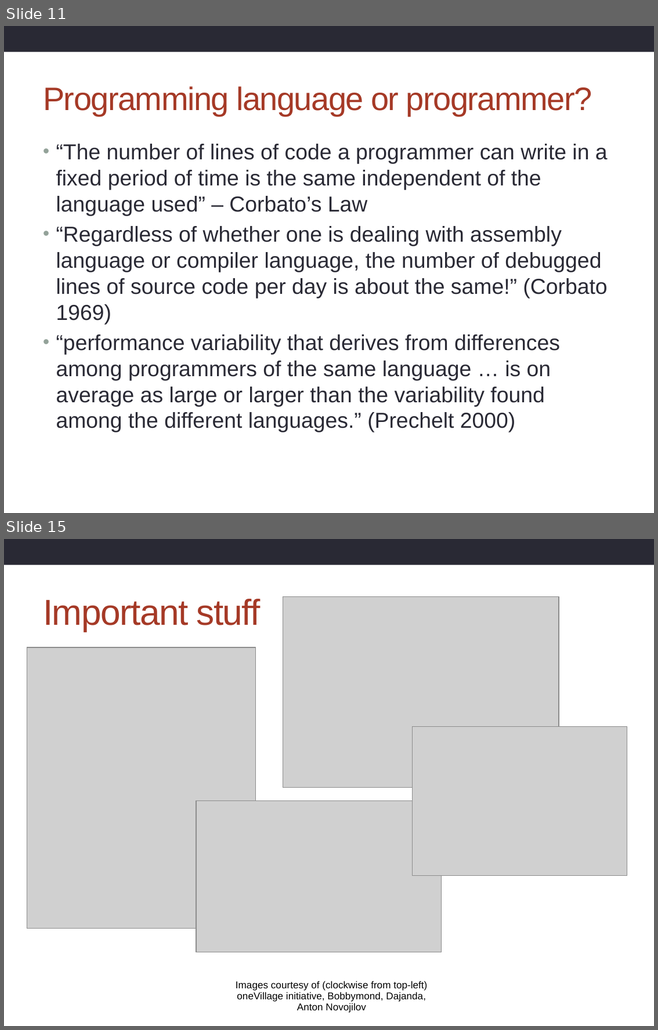
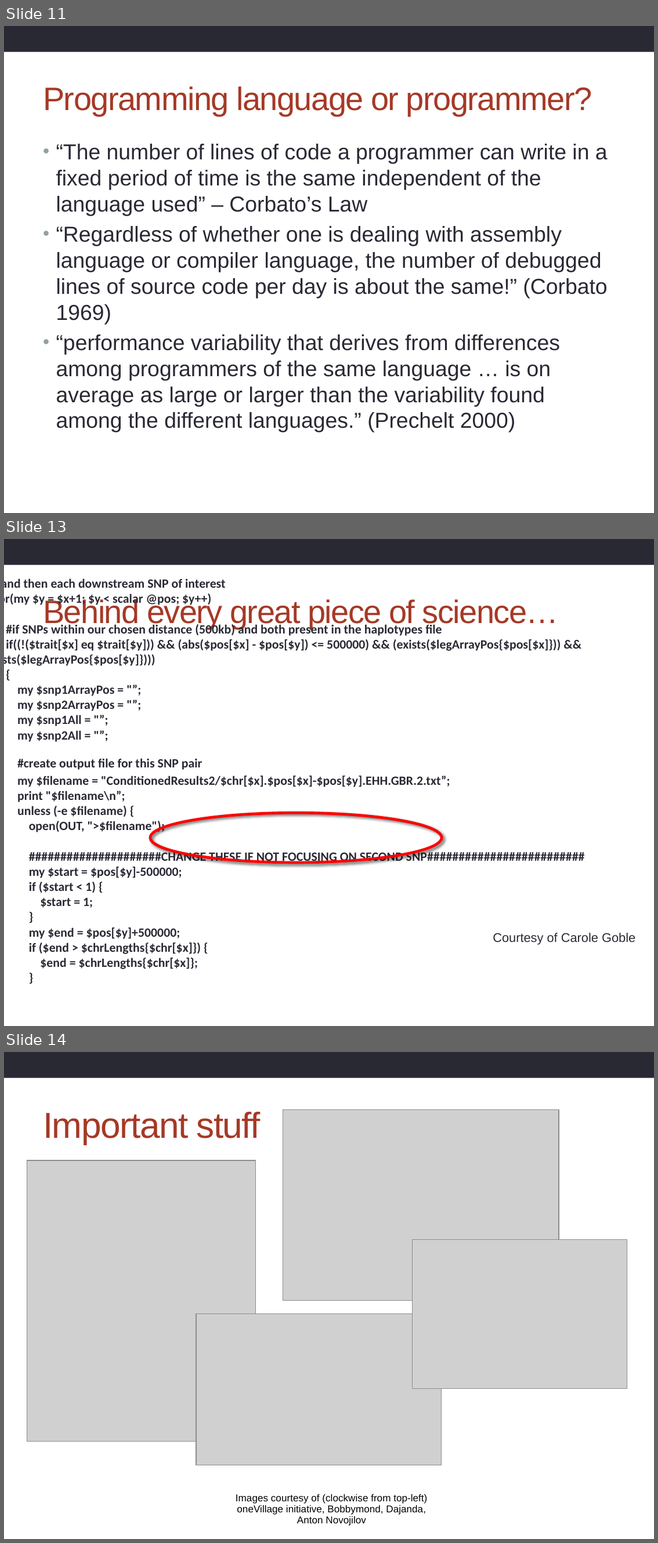
Before and after one commit to supa-uk/2014-12-11-ugsupa, a slide deck: archer/Introduction.pptx. Shown one above the other, each under a label of ours: slides 11 and 15 before the commit, slides 11, 13 and 14 after it; the slides between them are not shown. The pictures are 658x1030 and 658x1543 pixels, drawn with LibreOffice and Linux fonts; fonts in the diff are those of the drawing; grey boxes stand for pictures; background and template pictures are left out. Boxes give left, top, right and bottom in pixels: in the first picture for what was removed or moved away, otherwise in the second. Text is boxed around its words. In the diff, an @@ line names an element or a change of style, - is before the commit and + after.

```diff
--- a/archer/Introduction.pptx
+++ b/archer/Introduction.pptx
@@ slide 13 added at <box>4,539,654,1026</box>, background #FFFFFF; not listed: 1 template element that a slide beside it also shows @@
@@ text added at <box>4,578,585,969</box>, 14 pt, text #292934, bold @@
+#go through each SNP of interest
+for(my $x = 0; $x < scalar @pos; $x++)
+{
+#and then each downstream SNP of interest
+for(my $y = $x+1; $y < scalar @pos; $y++)
+{
+#if SNPs within our chosen distance (500kb) and both present in the haplotypes file
+if((!($trait[$x] eq $trait[$y])) && (abs($pos[$x] - $pos[$y]) <= 500000) && (exists($legArrayPos{$pos[$x]})) && (exists($legArrayPos{$pos[$y]})))
+{
+my $snp1ArrayPos = "”;
+my $snp2ArrayPos = "”;
+my $snp1All = "”;
+my $snp2All = "”;
+#create output file for this SNP pair
+my $filename = "ConditionedResults2/$chr[$x].$pos[$x]-$pos[$y].EHH.GBR.2.txt”;
+print "$filename\n”;
+unless (-e $filename) {
+open(OUT, ">$filename");
+#####################CHANGE THESE IF NOT FOCUSING ON SECOND SNP#########################
+my $start = $pos[$y]-500000;
+if ($start < 1) {
+$start = 1;
+}
+my $end = $pos[$y]+500000;
+if ($end > $chrLengths{$chr[$x]}) {
+$end = $chrLengths{$chr[$x]};
+}
@@ title added at <box>43,598,558,629</box>, 36 pt, text #A53926 @@
+Behind every great piece of science…
@@ ellipse added at <box>150,813,441,863</box>, outline #FF0000 3 pt @@
@@ text added at <box>492,933,635,945</box>, 14 pt, text #292934 @@
+Courtesy of Carole Goble
@@ what was slide 15 is now slide 14 @@
```
Also in this commit, not shown: 4 slides changed, 1 other slide added, 3 slides removed, 1 other file.
